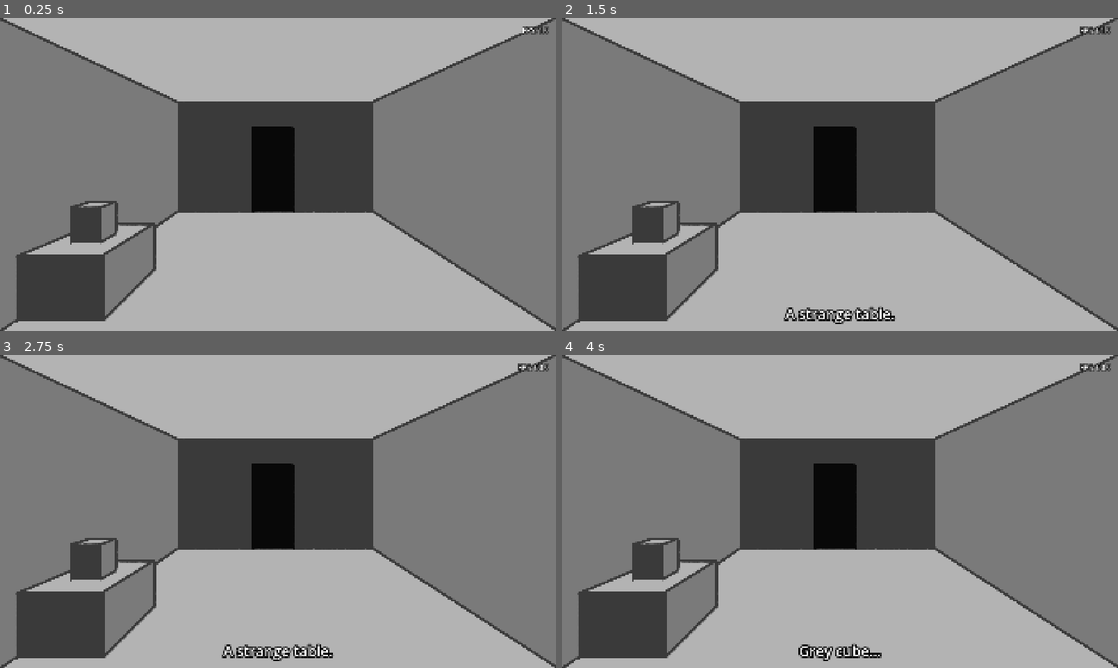
Above: before the commit, frames 1-4 (two rows, left to right).
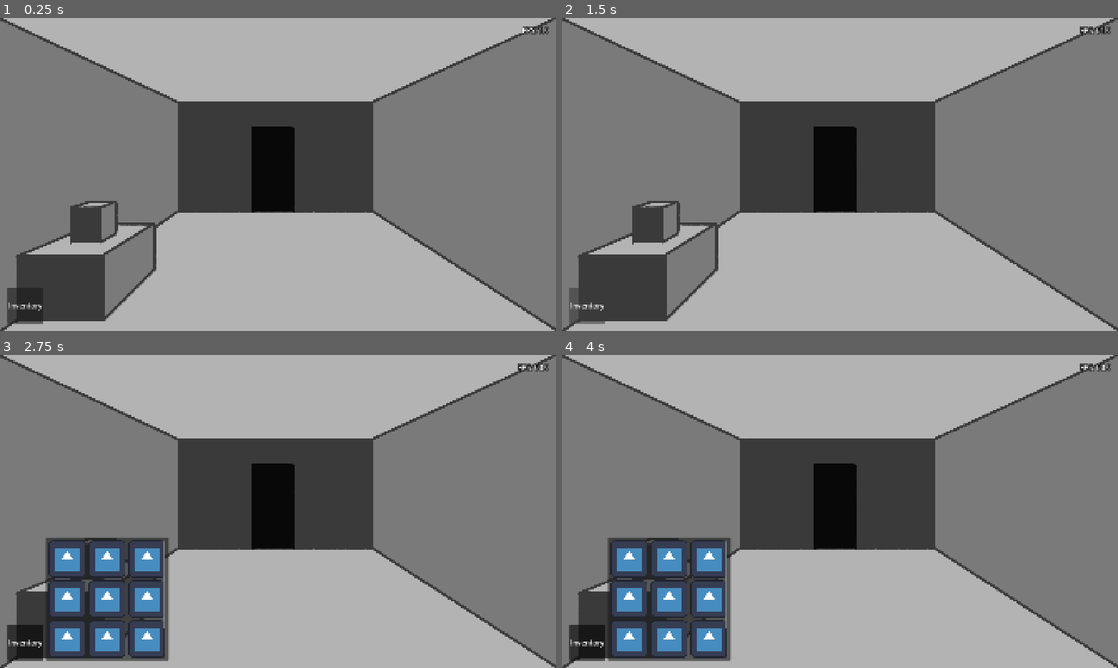
Above: after the commit, the same moments.

Repository: AEther-Frisko/point-n-click-game
Game: Godot game, scene res://shared/scenes/main.tscn
The game is run twice, just before and just after one commit, with the same random seed, the same clock (stepped at 60 frames per second) and the same inputs. The engine's default icon, where the game draws it, is replaced by a stand-in: a white triangle on a blue panel in a dark square.
Inputs (mouse positions are in pixels of both pictures, inside the frame that each line leads up to):
- Up to frame 1 (0.25 s): no input
- Up to frame 2 (1.5 s): click (589, 305) at 0.5 s, where only the run after the commit has a clickable "Inventory"; click (589, 305) at 1.25 s, where only the run after the commit has a clickable "Inventory"
- Up to frame 3 (2.75 s): click (27, 642) at 2 s, where only the run after the commit has a clickable "Inventory"
- Up to frame 4 (4 s): tap Enter at 2.75 s; move the mouse to (645, 608) at 2.77 s; press the mouse at (645, 608) at 2.78 s; tap Space at 3.5 s; move the mouse to (656, 558) at 3.52 s; release the mouse at (656, 558) at 3.53 s; click (656, 558) at 3.6 s

The runs differ from the first frame. In frame 1, 0.3% of the frame differs, in the area x 1-8%, y 86-98%; in frame 2, 0.9%; in frame 3, 8.3%, in the area x 1-61%, y 58-98%; in frame 4, 8.1%.

Commit message:
added toggle-able inventory display

Diff:
--- a/shared/scenes/main.tscn
+++ b/shared/scenes/main.tscn
@@ -2,6 +2,7 @@
 
 [ext_resource type="Script" uid="uid://c3w4jva14www2" path="res://systems/ui/gui.gd" id="1_1nha7"]
 [ext_resource type="Script" uid="uid://bbsi6eaaa5bob" path="res://systems/interaction/interaction_manager.gd" id="1_n4xtn"]
+[ext_resource type="PackedScene" uid="uid://2lb4kqnd5vrx" path="res://systems/inventory/inventory.tscn" id="3_n4xtn"]
 
 [node name="Main" type="Node" unique_id=1543907092]
 
@@ -48,6 +49,10 @@
 theme_override_constants/outline_size = 10
 theme_override_font_sizes/font_size = 25
 
+[node name="Inventory" parent="GUI/MarginContainer" unique_id=599938922 instance=ExtResource("3_n4xtn")]
+unique_name_in_owner = true
+layout_mode = 2
+
 [node name="ScreenFade" type="ColorRect" parent="GUI" unique_id=1620118203]
 modulate = Color(1, 1, 1, 0)
 layout_mode = 1
--- a/systems/interaction/interaction_manager.gd
+++ b/systems/interaction/interaction_manager.gd
@@ -7,6 +7,7 @@
 @onready var world := %World
 
 var current_room : Node2D
+var inventory_connected := false # this feels so gross and hacky but whatever
 
 ## All interactables currently being hovered over by the mouse.
 var hovered_areas : Array[Node]
@@ -15,7 +16,8 @@
 @export var cursors := {
 	"Default" : preload("res://shared/images/cursors/cur_default.png"),
 	"Look" : preload("res://shared/images/cursors/cur_look.png"),
-	"Walk" : preload("res://shared/images/cursors/cur_walk.png")
+	"Walk" : preload("res://shared/images/cursors/cur_walk.png"),
+	"Use" : preload("res://shared/images/cursors/cur_hand.png")
 }
 
 func _ready() -> void:
@@ -30,6 +32,11 @@
 ## Ensures any new interactable [Node]s are added to [member interactables],
 ## and ones that no longer exist are removed.
 func update_interactables(new_interactables: Array[Node]) -> void:
+	# connect inventory signals, if necessary
+	if not inventory_connected:
+		add_interactable(gui.inventory)
+		inventory_connected = true
+
 	# check for interactables that no longer exist
 	for interactable in interactables:
 		if not new_interactables.has(interactable):
@@ -60,21 +67,32 @@
 ## Adds a new area [Node] to [member hovered_areas] and updates the cursor accordingly.
 func add_hovered_area(area: Node) -> void:
 	hovered_areas.append(area)
-	var groups := area.get_groups()
-	if groups.has("props"):
-		set_cursor("Look")
-	elif groups.has("doors"):
-		set_cursor("Walk")
+	set_cursor_by_group(area)
 
 ## Removes an area [Node] from [member hovered_areas] and updates the cursor if necessary.
 func remove_hovered_area(area: Node) -> void:
 	hovered_areas.erase(area)
 	if hovered_areas.is_empty():
 		set_cursor("Default")
+		return
+	set_cursor_by_group(hovered_areas.back())
 
 ## Sets the mouse cursor to a specified [member cursors].
 func set_cursor(new_cursor: String) -> void:
 	Input.set_custom_mouse_cursor(cursors[new_cursor])
+
+## Sets the mouse cursor based on the speciied [Node]'s group.
+func set_cursor_by_group(area: Node) -> void:
+	# special case
+	if area == gui.inventory:
+		set_cursor("Use")
+		return
+
+	var groups := area.get_groups()
+	if groups.has("props"):
+		set_cursor("Look")
+	elif groups.has("doors"):
+		set_cursor("Walk")
 
 ## Clears tracked [member interactables] and [member hovered_areas].
 func reset_interactables() -> void:
--- /dev/null
+++ b/systems/inventory/inventory.gd
@@ -0,0 +1,21 @@
+extends Control
+
+@onready var inventory_display: PanelContainer = $InventoryDisplay
+
+signal hover_started(node: Node)
+signal hover_ended(node: Node)
+
+func _ready() -> void:
+	toggle_inventory(false)
+
+func toggle_inventory(visibility: bool) -> void:
+	inventory_display.visible = visibility
+
+func _on_button_toggled(toggled_on: bool) -> void:
+	toggle_inventory(toggled_on)
+
+func _on_button_mouse_entered() -> void:
+	hover_started.emit(self)
+
+func _on_button_mouse_exited() -> void:
+	hover_ended.emit(self)
--- /dev/null
+++ b/systems/inventory/inventory.tscn
@@ -0,0 +1,96 @@
+[gd_scene format=3 uid="uid://2lb4kqnd5vrx"]
+
+[ext_resource type="Texture2D" uid="uid://ck65xypecjrwo" path="res://icon.svg" id="1_gjlg3"]
+[ext_resource type="Script" uid="uid://dme1ec5cgqxxt" path="res://systems/inventory/inventory.gd" id="1_jq0nu"]
+
+[node name="Inventory" type="Control" unique_id=599938922]
+layout_mode = 3
+anchors_preset = 15
+anchor_right = 1.0
+anchor_bottom = 1.0
+grow_horizontal = 2
+grow_vertical = 2
+mouse_filter = 1
+script = ExtResource("1_jq0nu")
+
+[node name="Button" type="Button" parent="." unique_id=674827223]
+layout_mode = 1
+anchors_preset = 2
+anchor_top = 1.0
+anchor_bottom = 1.0
+offset_top = -124.0
+offset_right = 124.0
+grow_vertical = 0
+theme_override_font_sizes/font_size = 25
+toggle_mode = true
+text = "Inventory"
+
+[node name="InventoryDisplay" type="PanelContainer" parent="." unique_id=1264747571]
+custom_minimum_size = Vector2(425, 425)
+layout_mode = 1
+anchors_preset = -1
+anchor_left = 0.071
+anchor_top = 1.0
+anchor_right = 0.071
+anchor_bottom = 1.0
+grow_vertical = 0
+
+[node name="MarginContainer" type="MarginContainer" parent="InventoryDisplay" unique_id=823291965]
+layout_mode = 2
+theme_override_constants/margin_left = 10
+theme_override_constants/margin_top = 10
+theme_override_constants/margin_right = 10
+theme_override_constants/margin_bottom = 10
+
+[node name="ScrollContainer" type="ScrollContainer" parent="InventoryDisplay/MarginContainer" unique_id=897046141]
+layout_mode = 2
+
+[node name="GridContainer" type="GridContainer" parent="InventoryDisplay/MarginContainer/ScrollContainer" unique_id=1098201363]
+layout_mode = 2
+theme_override_constants/h_separation = 10
+theme_override_constants/v_separation = 10
+columns = 3
+
+[node name="TextureRect" type="TextureRect" parent="InventoryDisplay/MarginContainer/ScrollContainer/GridContainer" unique_id=2066663358]
+layout_mode = 2
+texture = ExtResource("1_gjlg3")
+
+[node name="TextureRect2" type="TextureRect" parent="InventoryDisplay/MarginContainer/ScrollContainer/GridContainer" unique_id=1684626762]
+layout_mode = 2
+texture = ExtResource("1_gjlg3")
+
+[node name="TextureRect3" type="TextureRect" parent="InventoryDisplay/MarginContainer/ScrollContainer/GridContainer" unique_id=1562537949]
+layout_mode = 2
+texture = ExtResource("1_gjlg3")
+
+[node name="TextureRect4" type="TextureRect" parent="InventoryDisplay/MarginContainer/ScrollContainer/GridContainer" unique_id=620839127]
+layout_mode = 2
+texture = ExtResource("1_gjlg3")
+
+[node name="TextureRect5" type="TextureRect" parent="InventoryDisplay/MarginContainer/ScrollContainer/GridContainer" unique_id=1244486869]
+layout_mode = 2
+texture = ExtResource("1_gjlg3")
+
+[node name="TextureRect6" type="TextureRect" parent="InventoryDisplay/MarginContainer/ScrollContainer/GridContainer" unique_id=1154233995]
+layout_mode = 2
+texture = ExtResource("1_gjlg3")
+
+[node name="TextureRect7" type="TextureRect" parent="InventoryDisplay/MarginContainer/ScrollContainer/GridContainer" unique_id=286884047]
+layout_mode = 2
+texture = ExtResource("1_gjlg3")
+
+[node name="TextureRect8" type="TextureRect" parent="InventoryDisplay/MarginContainer/ScrollContainer/GridContainer" unique_id=1698377423]
+layout_mode = 2
+texture = ExtResource("1_gjlg3")
+
+[node name="TextureRect9" type="TextureRect" parent="InventoryDisplay/MarginContainer/ScrollContainer/GridContainer" unique_id=1411221092]
+layout_mode = 2
+texture = ExtResource("1_gjlg3")
+
+[node name="TextureRect10" type="TextureRect" parent="InventoryDisplay/MarginContainer/ScrollContainer/GridContainer" unique_id=2043998891]
+layout_mode = 2
+texture = ExtResource("1_gjlg3")
+
+[connection signal="mouse_entered" from="Button" to="." method="_on_button_mouse_entered"]
+[connection signal="mouse_exited" from="Button" to="." method="_on_button_mouse_exited"]
+[connection signal="toggled" from="Button" to="." method="_on_button_toggled"]
--- a/systems/ui/gui.gd
+++ b/systems/ui/gui.gd
@@ -3,6 +3,7 @@
 @onready var text_display: Label = %TextDisplay
 @onready var screen_fade: ColorRect = $ScreenFade
 @onready var fps_display: Label = %FpsDisplay
+@onready var inventory: Control = %Inventory
 
 var fade_timer: Timer
 
Binary file changed: shared/images/cursors/cur_hand.png
Not shown, added: systems/inventory/inventory.gd.uid
